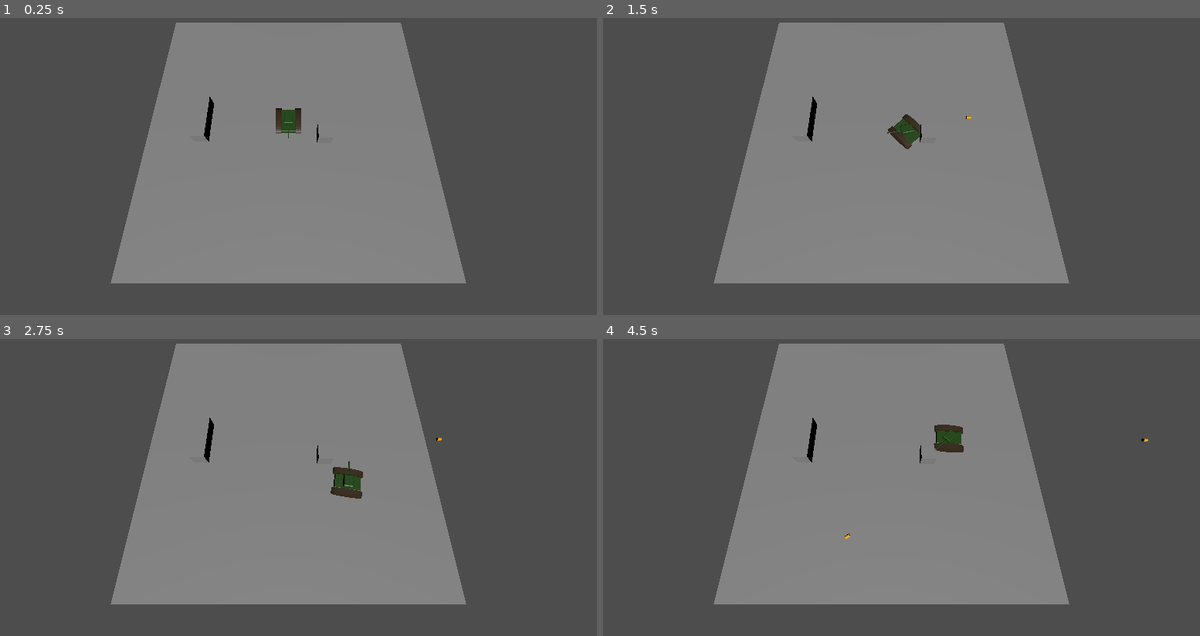
Above: before the commit, frames 1-4 (two rows, left to right).
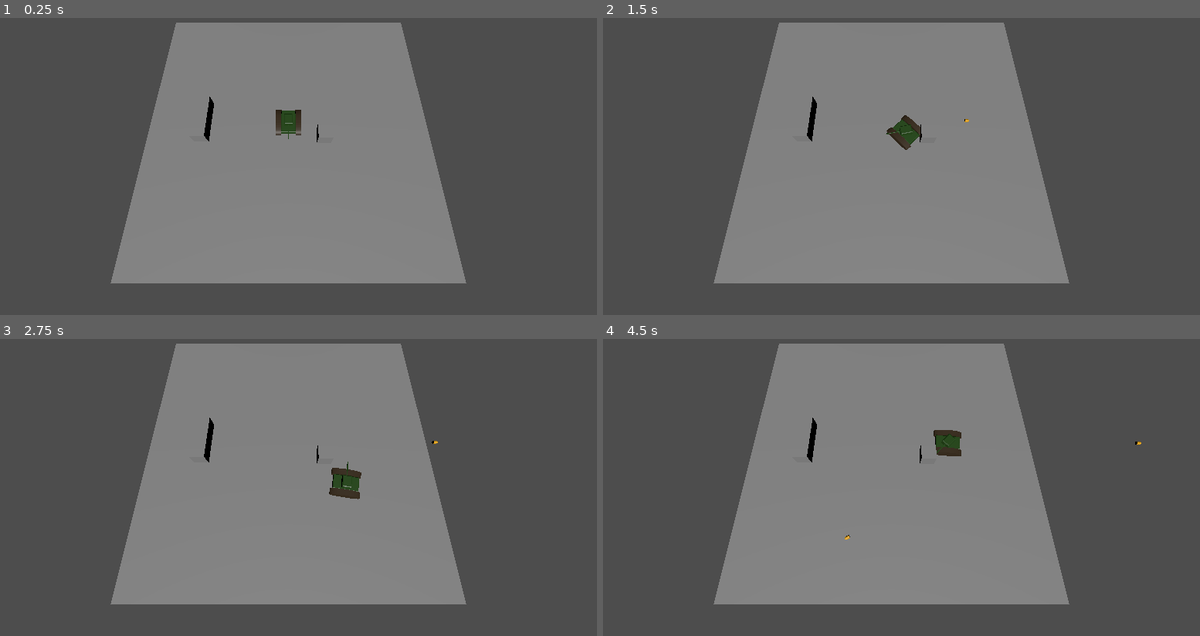
Above: after the commit, the same moments.

Repository: cfrance3/tank-game
Game: Godot game, scene res://Scenes/main.tscn
The game is run twice, just before and just after one commit, with the same random seed, the same clock (stepped at 60 frames per second) and the same inputs.
Inputs (mouse positions are in pixels of both pictures, inside the frame that each line leads up to):
- Up to frame 1 (0.25 s): no input
- Up to frame 2 (1.5 s): tap Enter (ui_accept) at 0.5, 0.6, 0.77, 1.07, 1.35 s; move the mouse to (1026, 124) at 0.52 s; hold Right (ui_right) 0.53-1.28 s; click (1026, 124) at 0.67 s; move the mouse to (770, 160) at 1.27 s; hold Down (ui_down) from 1.28 s (still down)
- Up to frame 3 (2.75 s): tap Enter (ui_accept) at 1.52, 1.82, 2.1 s; move the mouse to (352, 386) at 2.02 s; release Down (ui_down) at 2.03 s; hold Right (ui_right) from 2.03 s (still down)
- Up to frame 4 (4.5 s): move the mouse to (859, 532) at 2.77 s; release Right (ui_right) at 2.78 s; hold Up (ui_up) 2.78-3.53 s; tap Enter (ui_accept) at 2.85, 3.02, 3.32, 3.6, 3.77, 4.07, 4.35 s; click (859, 532) at 2.92 s; move the mouse to (1074, 514) at 3.52 s; hold Left (ui_left) from 3.53 s (still down); move the mouse to (704, 410) at 4.27 s

The runs differ from the first frame. In frame 1, less than 0.1% of the frame differs, in the area x 46-51%, y 30-41%; in frame 2, 0.1%; in frame 3, 0.2%; in frame 4, 0.3%, in the area x 40-92%, y 28-68%.

Commit message:
BUG FIX: Tank moving into projectile would not count as a hit.

Diff:
--- a/Scenes/Tank/tank.gd
+++ b/Scenes/Tank/tank.gd
@@ -18,20 +18,20 @@
 	# Add to friendly group to handle projectile collision
 	add_to_group("friendly", true)
 
+	# Connect body entering area to function
+	$Hitbox.body_entered.connect(_on_body_entered)
+
 func _physics_process(delta: float) -> void:
 	# Add the gravity.
 	if not is_on_floor():
 		velocity += get_gravity() * delta
-
-	# Handle jump.
-	if Input.is_action_just_pressed("ui_accept") and is_on_floor():
-		velocity.y = JUMP_VELOCITY
 
 	# Get the input direction and handle the movement/deceleration.
 	# As good practice, you should replace UI actions with custom gameplay actions.
 	var input_dir := Input.get_vector("ui_left", "ui_right", "ui_up", "ui_down")
 	velocity.x = input_dir.x * SPEED
 	velocity.z = input_dir.y * SPEED
+
 
 	handle_turret_aim()
 	handle_movement(delta)
@@ -52,7 +52,7 @@
 		hull.rotation.y = lerp_angle(
 			hull.rotation.y,
 			target_angle,
-			turn_speed * get_physics_process_delta_time()
+			turn_speed * delta
 		)
 
 	else:
@@ -96,3 +96,9 @@
 	projectile.global_transform = barrel.global_transform
 
 	get_tree().current_scene.add_child(projectile)
+
+
+func _on_body_entered(body):
+	if body.is_in_group("projectiles"):
+		print("touched")
+		body.hit_target.emit()
--- a/Scenes/main.tscn
+++ b/Scenes/main.tscn
@@ -4,6 +4,32 @@
 [ext_resource type="PackedScene" uid="uid://d22jve1ap5ryf" path="res://Scenes/Tank/test_tank_hull.glb" id="2_jjvhh"]
 [ext_resource type="PackedScene" uid="uid://u3jva5m1j3gb" path="res://Scenes/tank_projectile.tscn" id="2_kry3j"]
 [ext_resource type="PackedScene" uid="uid://copt7jxaw780m" path="res://Scenes/Tank/test_tank_cannon.glb" id="3_kry3j"]
+
+[sub_resource type="GDScript" id="GDScript_jjvhh"]
+script/source = "extends Area3D
+
+
+# Called when the node enters the scene tree for the first time.
+func _ready() -> void:
+	pass
+
+
+# Called every frame. 'delta' is the elapsed time since the previous frame.
+func _process(delta: float) -> void:
+	pass
+
+func _on_body_entered(body):
+	pass
+"
+
+[sub_resource type="BoxShape3D" id="BoxShape3D_8gbba"]
+size = Vector3(0.9, 1.2, 4)
+
+[sub_resource type="BoxMesh" id="BoxMesh_kry3j"]
+size = Vector3(0.9, 1.2, 4)
+
+[sub_resource type="BoxMesh" id="BoxMesh_jjvhh"]
+size = Vector3(0.9, 1.2, 4)
 
 [sub_resource type="CapsuleShape3D" id="CapsuleShape3D_21xkr"]
 radius = 1.0
@@ -13,14 +39,8 @@
 radius = 1.0
 height = 4.0
 
-[sub_resource type="BoxShape3D" id="BoxShape3D_8gbba"]
-size = Vector3(0.9, 1.2, 4)
-
-[sub_resource type="BoxMesh" id="BoxMesh_jjvhh"]
-size = Vector3(0.9, 1.2, 4)
-
-[sub_resource type="BoxMesh" id="BoxMesh_kry3j"]
-size = Vector3(0.9, 1.2, 4)
+[sub_resource type="BoxShape3D" id="BoxShape3D_kry3j"]
+size = Vector3(4, 1, 4)
 
 [sub_resource type="BoxShape3D" id="BoxShape3D_344ge"]
 size = Vector3(40, 1, 40)
@@ -46,6 +66,7 @@
 transform = Transform3D(1, 0, 0, 0, 0.36974677, 0.9291326, 0, -0.9291326, 0.36974677, 0, 30, 14.598)
 
 [node name="Tank" type="CharacterBody3D" parent="." unique_id=1720563343]
+collision_layer = 2
 script = ExtResource("1_8gbba")
 projectile_scene = ExtResource("2_kry3j")
 
@@ -58,29 +79,38 @@
 [node name="Hull" parent="Tank" unique_id=1910467304 instance=ExtResource("2_jjvhh")]
 transform = Transform3D(0.2, 0, 0, 0, 0.2, 0, 0, 0, 0.2, 0, 0.5, 0)
 
-[node name="Hitbox_Body" type="CollisionShape3D" parent="Tank" unique_id=1833798680]
+[node name="Hitbox" type="Area3D" parent="Tank" unique_id=1554968452]
+collision_layer = 2
+collision_mask = 4
+script = SubResource("GDScript_jjvhh")
+
+[node name="Right_Track" type="CollisionShape3D" parent="Tank/Hitbox" unique_id=440006998]
+transform = Transform3D(1, 0, 0, 0, 1, 0, 0, 0, 1, -1.4, 1.1, 0)
+visible = false
+shape = SubResource("BoxShape3D_8gbba")
+
+[node name="MeshInstance3D" type="MeshInstance3D" parent="Tank/Hitbox/Right_Track" unique_id=1538300962]
+mesh = SubResource("BoxMesh_kry3j")
+
+[node name="Left_Track" type="CollisionShape3D" parent="Tank/Hitbox" unique_id=1048643363]
+transform = Transform3D(1, 0, 0, 0, 1, 0, 0, 0, 1, 1.4, 1.1, 0)
+visible = false
+shape = SubResource("BoxShape3D_8gbba")
+
+[node name="MeshInstance3D" type="MeshInstance3D" parent="Tank/Hitbox/Left_Track" unique_id=960442051]
+mesh = SubResource("BoxMesh_jjvhh")
+
+[node name="Body" type="CollisionShape3D" parent="Tank/Hitbox" unique_id=1833798680]
 transform = Transform3D(1, 0, 0, 0, -4.371139e-08, -1, 0, 1, -4.371139e-08, 0, 1.2, 0)
 visible = false
 shape = SubResource("CapsuleShape3D_21xkr")
 
-[node name="MeshInstance3D" type="MeshInstance3D" parent="Tank/Hitbox_Body" unique_id=1431585108]
+[node name="MeshInstance3D" type="MeshInstance3D" parent="Tank/Hitbox/Body" unique_id=1431585108]
 mesh = SubResource("CapsuleMesh_6bp64")
 
-[node name="Hitbox_Left_Track" type="CollisionShape3D" parent="Tank" unique_id=1048643363]
-transform = Transform3D(1, 0, 0, 0, 1, 0, 0, 0, 1, 1.4, 1.1, 0)
-visible = false
-shape = SubResource("BoxShape3D_8gbba")
-
-[node name="MeshInstance3D" type="MeshInstance3D" parent="Tank/Hitbox_Left_Track" unique_id=960442051]
-mesh = SubResource("BoxMesh_jjvhh")
-
-[node name="Hitbox_Right_Track" type="CollisionShape3D" parent="Tank" unique_id=440006998]
-transform = Transform3D(1, 0, 0, 0, 1, 0, 0, 0, 1, -1.4, 1.1, 0)
-visible = false
-shape = SubResource("BoxShape3D_8gbba")
-
-[node name="MeshInstance3D" type="MeshInstance3D" parent="Tank/Hitbox_Right_Track" unique_id=1538300962]
-mesh = SubResource("BoxMesh_kry3j")
+[node name="Collider" type="CollisionShape3D" parent="Tank" unique_id=1729544466]
+transform = Transform3D(1, 0, 0, 0, 1, 0, 0, 0, 1, 0, 1, 0)
+shape = SubResource("BoxShape3D_kry3j")
 
 [node name="Floor" type="StaticBody3D" parent="." unique_id=2063353066]
 
--- a/Scenes/tank_projectile.gd
+++ b/Scenes/tank_projectile.gd
@@ -7,9 +7,15 @@
 var direction: Vector3
 var bounces := 0
 
+signal hit_target
+
 func _ready():
+	add_to_group("projectiles")
+
 	# Forward is -Z
 	direction = -global_transform.basis.z
+
+	hit_target.connect(_on_hit_target)
 
 func _physics_process(delta: float) -> void:
 	velocity = direction * speed
@@ -28,8 +34,8 @@
 
 	# Projectile hit friendly tank
 	if collider.is_in_group("friendly"):
-		queue_free()
-		#TODO: Add death
+		_on_hit_target()
+		#TODO: Add tank death
 		return
 
 	# TODO: Projectile hit enemy tank
@@ -43,3 +49,6 @@
 
 	# Rotate projectile
 	look_at(global_position + direction, Vector3.UP)
+
+func _on_hit_target():
+	queue_free()
--- a/Scenes/tank_projectile.tscn
+++ b/Scenes/tank_projectile.tscn
@@ -7,7 +7,8 @@
 height = 1.7
 
 [node name="tank_projectile" type="CharacterBody3D" unique_id=535570967]
-collision_layer = 2
+collision_layer = 4
+collision_mask = 3
 script = ExtResource("1_m32xg")
 
 [node name="tank_shell" parent="." unique_id=537275216 instance=ExtResource("1_brs3n")]
